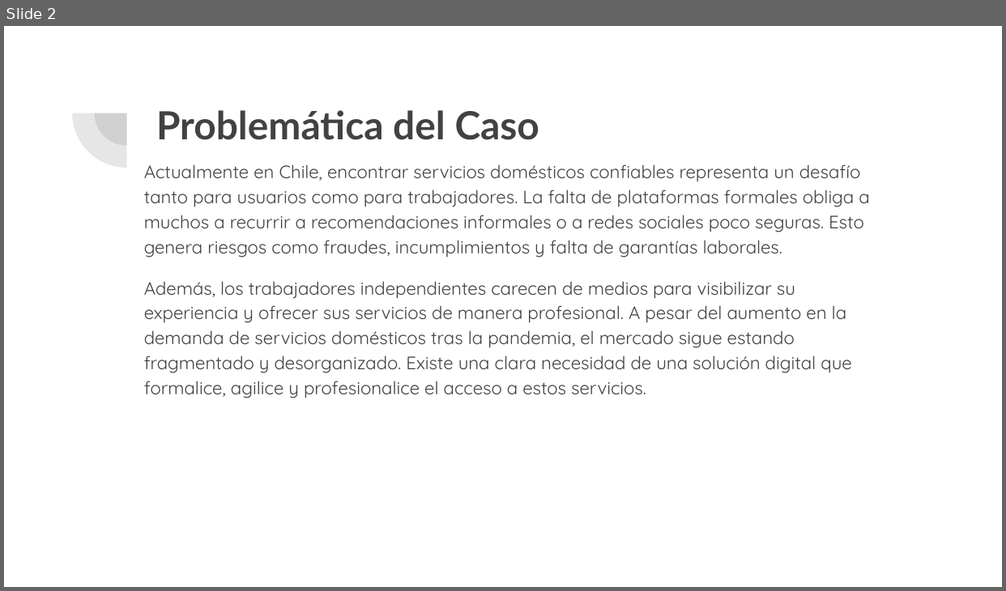
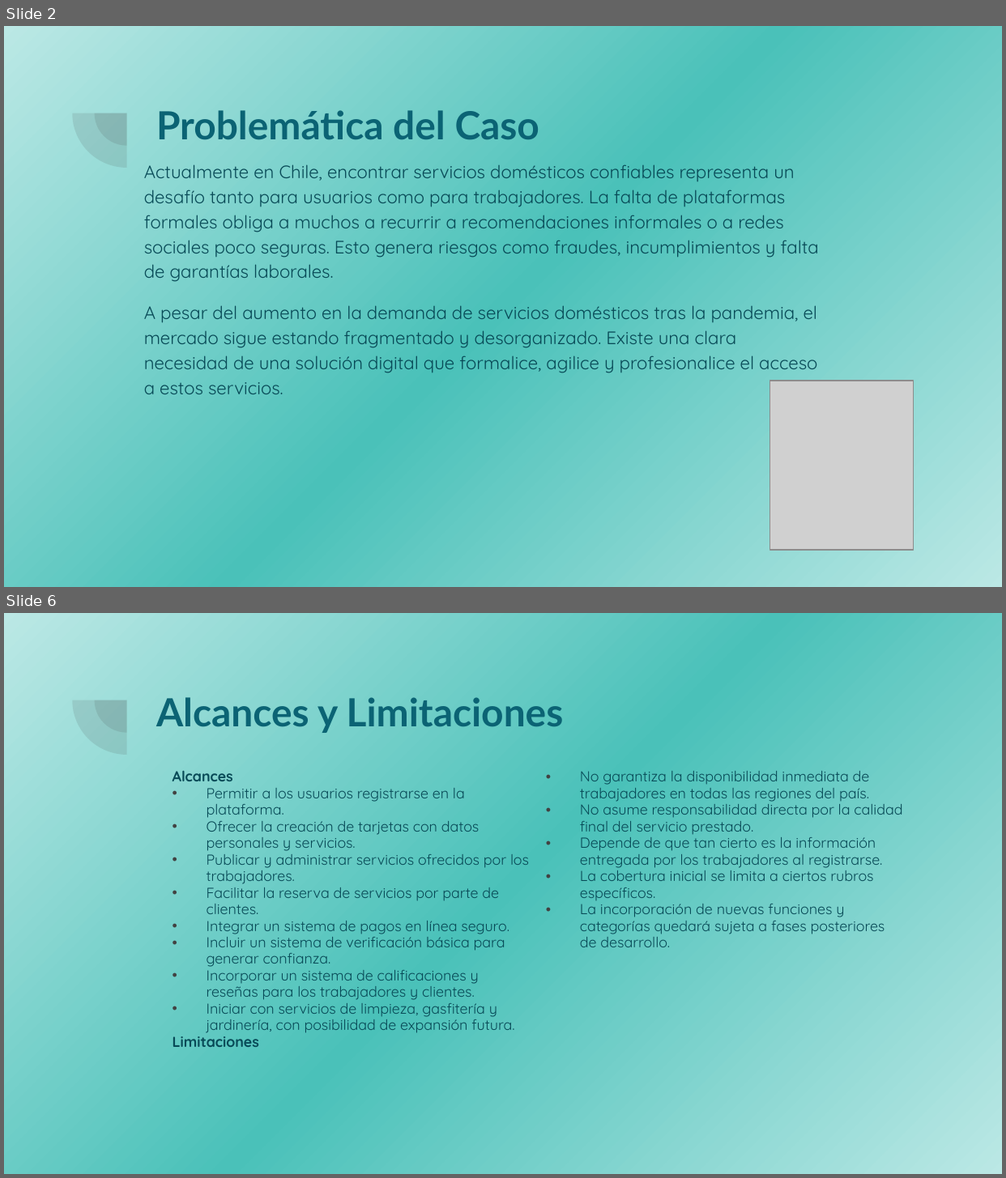
Before and after one commit to TopherHasashi/ServiHogar, a slide deck: Entrega 1/Evidencias Grupales/ServiHogar.pptx. Shown one above the other, each under a label of ours: slide 2 before the commit, slides 2 and 6 after it; the slides between them are not shown. The pictures are 1006x591 and 1006x1178 pixels, drawn with LibreOffice and Linux fonts; fonts in the diff are those of the drawing; grey boxes stand for pictures. Boxes give left, top, right and bottom in pixels: in the first picture for what was removed or moved away, otherwise in the second. Text is boxed around its words. In the diff, an @@ line names an element or a change of style, - is before the commit and + after.

```diff
--- a/Entrega 1/Evidencias Grupales/ServiHogar.pptx
+++ b/Entrega 1/Evidencias Grupales/ServiHogar.pptx
@@ slide 6 added at (x1=4, y1=613, x2=1002, y2=1174), background gradient #BBE8E5 to #4AC1B9; not listed: 2 template elements that a slide beside it also shows @@
@@ title added at (x1=156, y1=697, x2=564, y2=733), 28 pt, text #0B6374, bold @@
+Alcances y Limitaciones
@@ text added at (x1=172, y1=771, x2=902, y2=1047), 10.5 pt, text #084A57 @@
+Alcances
+• Permitir a los usuarios registrarse en la plataforma.
+• Ofrecer la creación de tarjetas con datos personales y servicios.
+• Publicar y administrar servicios ofrecidos por los trabajadores.
+• Facilitar la reserva de servicios por parte de clientes.
+• Integrar un sistema de pagos en línea seguro.
+• Incluir un sistema de verificación básica para generar confianza.
+• Incorporar un sistema de calificaciones y reseñas para los trabajadores y clientes.
+• Iniciar con servicios de limpieza, gasfitería y jardinería, con posibilidad de expansión futura.
+Limitaciones
+• No garantiza la disponibilidad inmediata de trabajadores en todas las regiones del país.
+• No asume responsabilidad directa por la calidad final del servicio prestado.
+• Depende de que tan cierto es la información entregada por los trabajadores al registrarse.
+• La cobertura inicial se limita a ciertos rubros específicos.
+• La incorporación de nuevas funciones y categorías quedará sujeta a fases posteriores de desarrollo.
@@ slide 2 changed as well @@
@@ background #FFFFFF to gradient #BBE8E5 to #4AC1B9 @@
@@ title "Problemática del Caso" at (x1=156, y1=110, x2=539, y2=140): text colour #424242 to #0B6374 @@
@@ text at (x1=144, y1=165, x2=819, y2=282): text colour #424242 to #084A57 in "Actualmente en Chile, encontrar servicios domésticos confiab ..." @@
@@ text at (x1=144, y1=305, x2=817, y2=395): text changed; text colour #424242 to #084A57 @@
-Además, los trabajadores independientes carecen de medios para visibilizar su experiencia y ofrecer sus servicios de manera profesional. A pesar del aumento en la demanda de servicios domésticos tras la pandemia, el mercado sigue estando fragmentado y desorganizado. Existe una clara necesidad de una solución digital que formalice, agilice y profesionalice el acceso a estos servicios.
+A pesar del aumento en la demanda de servicios domésticos tras la pandemia, el mercado sigue estando fragmentado y desorganizado. Existe una clara necesidad de una solución digital que formalice, agilice y profesionalice el acceso a estos servicios.
@@ picture added at (x1=770, y1=382, x2=914, y2=551) @@
```
Also in this commit, not shown: 2 other slides changed, 6 other slides added, 5 slides removed, 2 other files.
